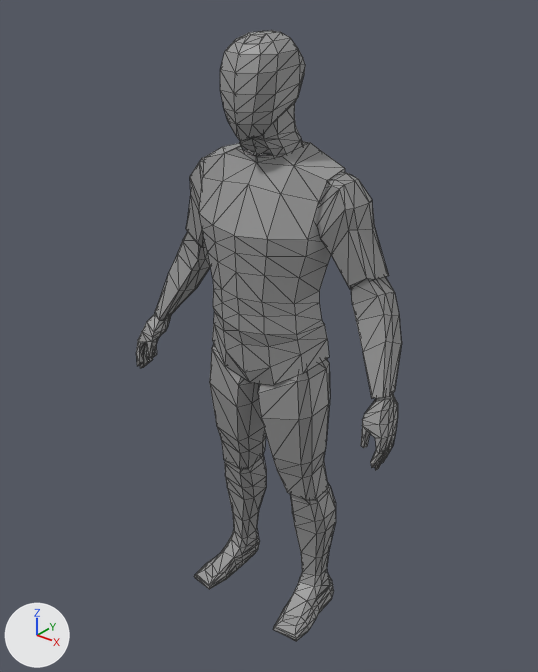
Before and after pictures for a commit that changed the glTF model src/Player/Standard/CharacterModel.glb.
Both versions are drawn from a 50 mm camera at (2.25, -2.94, 3.52) aimed at (-0.02, -0.1, 1.76). The axes (+X, +Y, +Z) are drawn at lower left. The lights are the same throughout. The picture after the commit comes second. Mesh edges are drawn as thin lines. Where no turn or scale is listed for an object, it has been applied to the vertices. Vertices at exactly the same position are counted once.
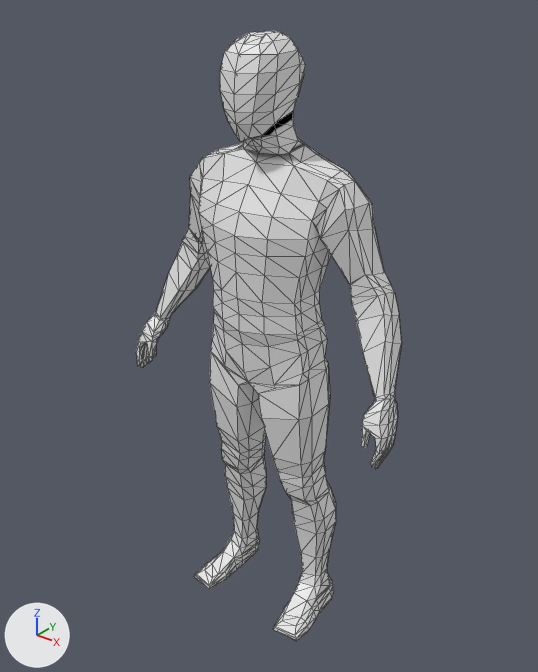
Where the newer file only moved an object's origin or applied its transform, the numbers keep the older frame.

What differs and where, as boxes [x1, y1, x2, y2] in the pictures (538 x 672 px; the box of a moved part takes in the faces that stretch with it):
part 1 of me_cube_001, moved or reshaped: before [138, 98, 401, 449]; after [138, 98, 401, 447]
part 2 of me_cube_001, moved or reshaped: before [221, 440, 330, 505]; after [221, 437, 328, 505]
part 3 of me_cube_001, recoloured (grey to white): [136, 30, 402, 641] in both

The change, as a list of edits to the scene's bpy script:
```text
Change me_cube_001:
    used by ob_cube; location = (0.0, 0.0, 0.0)
    remove me_cube_001.from_pydata(...)  # 982 vertices, 1944 faces; spans x -0.85..0.85, y -0.41..0.11, z 0.0..3.29
    add me_cube_001.from_pydata(...)  # 893 vertices, 1782 faces; spans x -0.85..0.85, y -0.41..0.11, z 0.0..3.29
    me_cube_001 part 1: 41 vertices moved from x -0.8..0.8, y -0.33..0.06, z 1.44..2.99 to x -0.81..0.81, y -0.33..0.06, z 1.43..2.95; 222 vertices removed from x -0.8..0.8, y -0.29..0.04, z 1.53..3.26; 133 vertices added at x -0.79..0.79, y -0.35..0.11, z 1.54..3.01
    me_cube_001 part 2: 2 vertices moved within x -0.18..0.18, y -0.19, z 0.86; 18 vertices removed from x -0.32..0.32, y -0.18..0.01, z 0.87..0.89; 18 vertices added at x -0.33..0.33, y -0.22..0.02, z 0.87..0.98
    me_cube_001 part 3: 1165 faces spanning x -0.85..0.85, y -0.41..0.11, z 0.0..3.29 switch from mat_material (grey #969696) to no material
```
